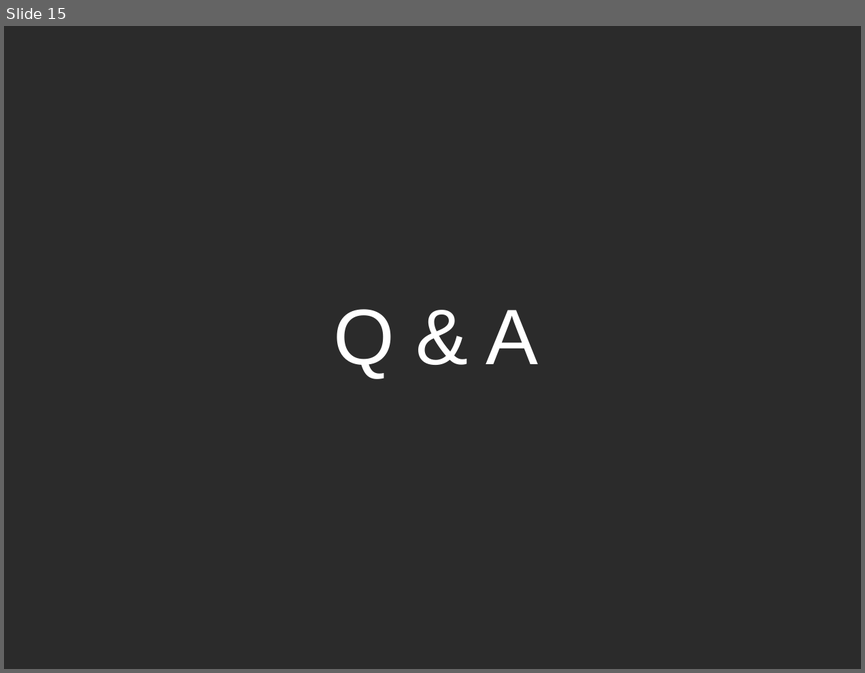
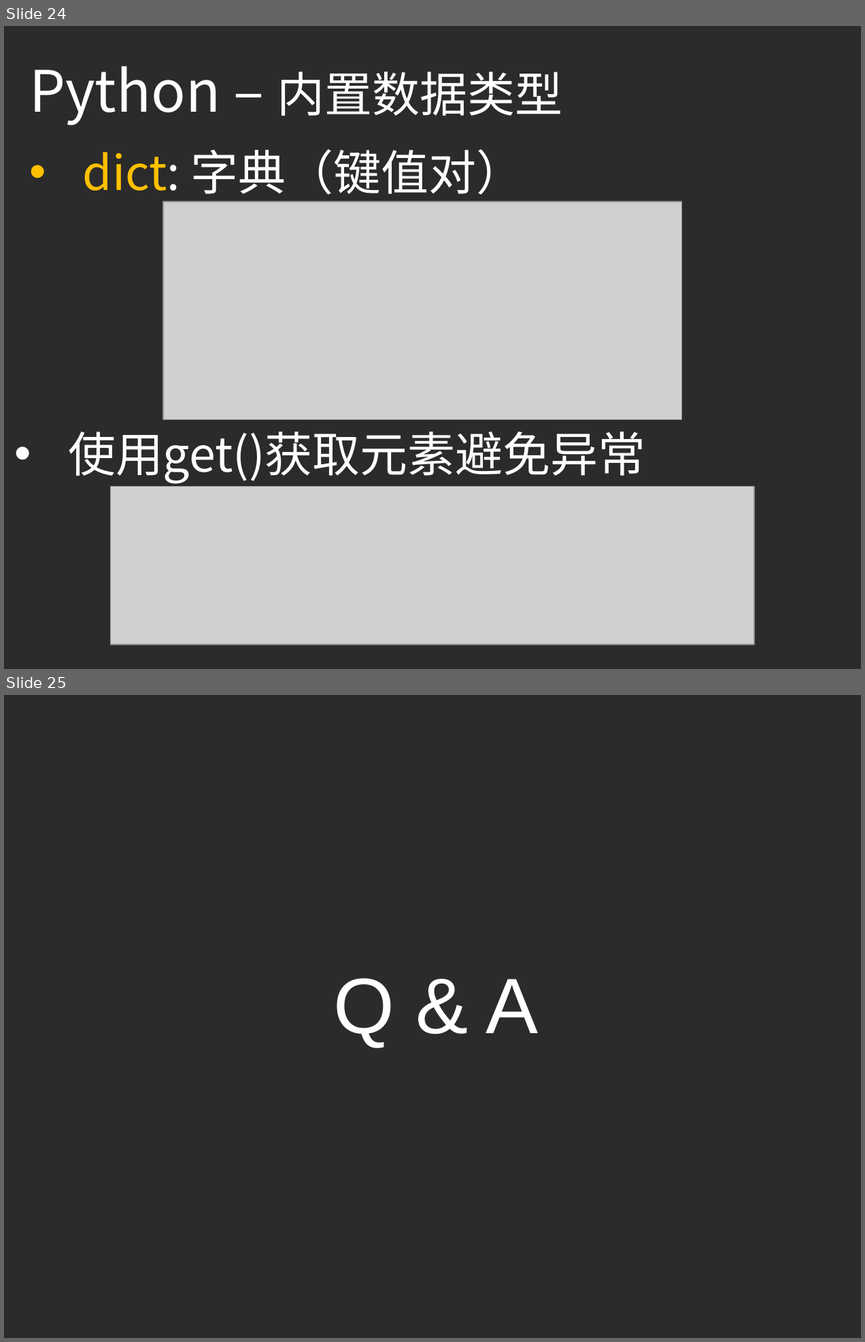
Before and after one commit to ouriris/ml-course, a slide deck: chapter.1/ppt/ML_CH1_Python_Basic.pptx. Shown one above the other, each under a label of ours: slide 15 before the commit, slides 24 and 25 after it. The pictures are 865x673 and 865x1342 pixels, drawn with LibreOffice and Linux fonts; fonts in the diff are those of the drawing; grey boxes stand for pictures; background and template pictures are left out; a plain dark background stands for a picture behind light text. Boxes give left, top, right and bottom in pixels: in the first picture for what was removed or moved away, otherwise in the second. Text is boxed around its words. In the diff, an @@ line names an element or a change of style, - is before the commit and + after.

Commit message:
Update Ch1 ppt, add python basic

```diff
--- a/chapter.1/ppt/ML_CH1_Python_Basic.pptx
+++ b/chapter.1/ppt/ML_CH1_Python_Basic.pptx
@@ slide 24 added at box(4, 26, 861, 669), background picture (left out) @@
@@ text added at box(29, 66, 563, 125), 48 pt, text #FFFFFF @@
+Python – 内置数据类型
@@ text added at box(83, 149, 524, 201), 40 pt, text #FFFFFF @@
+• dict: 字典（键值对）
@@ picture added at box(163, 201, 682, 420) @@
@@ text added at box(68, 431, 645, 483), 40 pt, text #FFFFFF @@
+• 使用get()获取元素避免异常
@@ picture added at box(111, 486, 755, 645) @@
@@ what was slide 15 is now slide 25 @@
```
Also in this commit, not shown: 1 slide changed, 9 other slides added.
